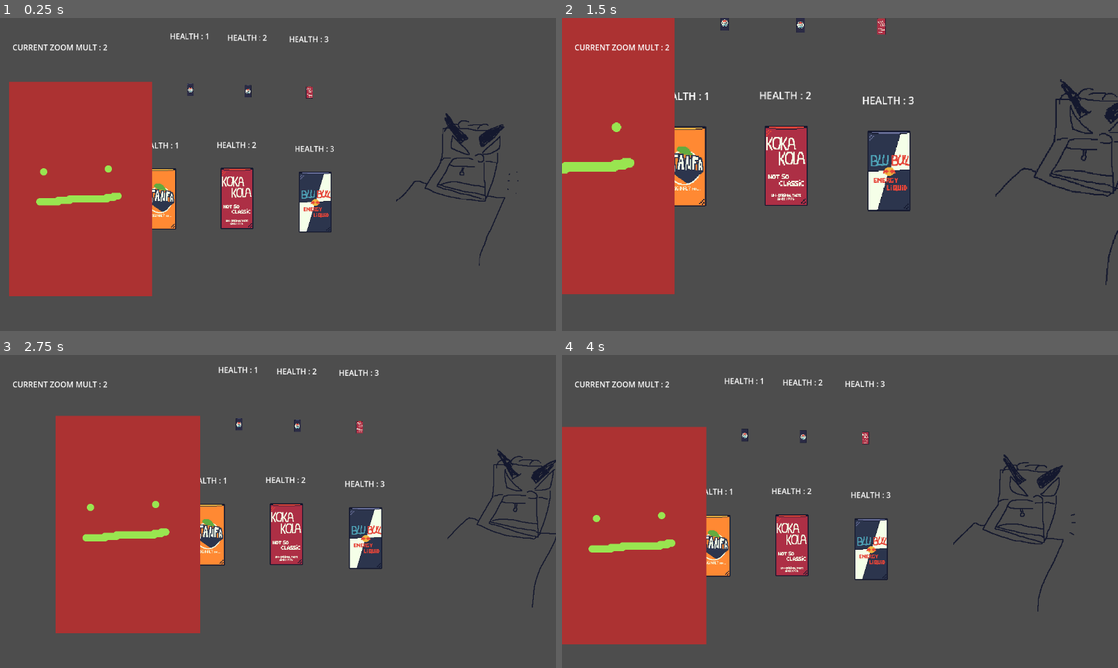
Above: before the commit, frames 1-4 (two rows, left to right).
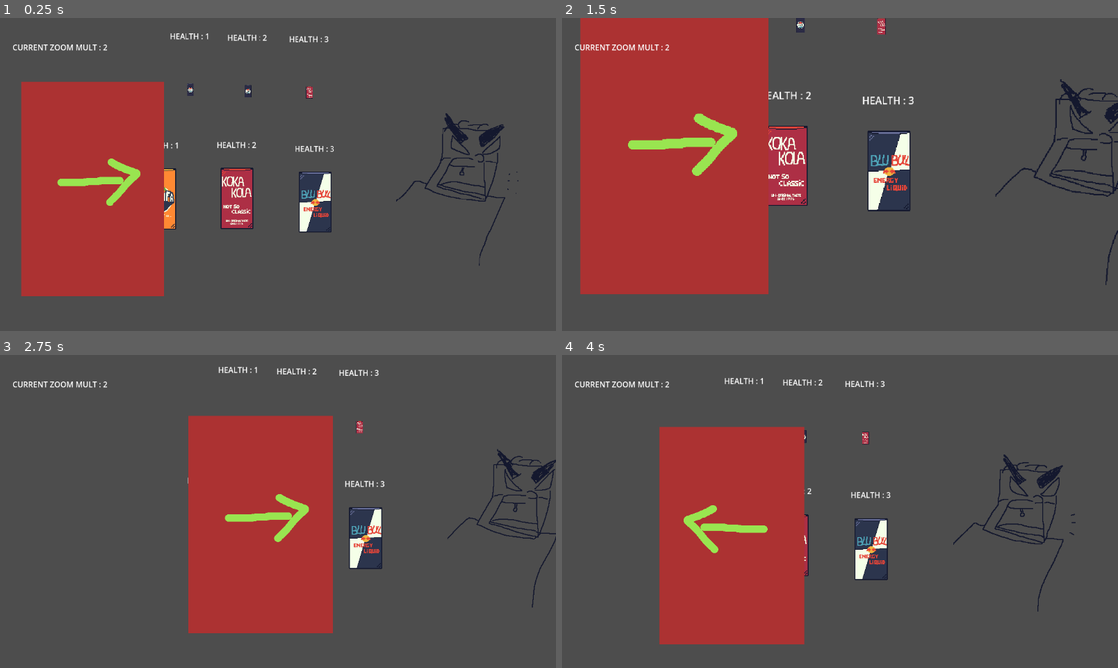
Above: after the commit, the same moments.

Repository: HelpMeFindAUsername/RIFTB
Game: Godot game, scene res://Scenes/2D/Main/main.tscn
The game is run twice, just before and just after one commit, with the same random seed, the same clock (stepped at 60 frames per second) and the same inputs. The engine's default icon, where the game draws it, is replaced by a stand-in: a white triangle on a blue panel in a dark square.
Inputs (mouse positions are in pixels of both pictures, inside the frame that each line leads up to):
- Up to frame 1 (0.25 s): no input
- Up to frame 2 (1.5 s): move the mouse to (840, 46) at 0.52 s; click (840, 46) at 0.6 s; move the mouse to (840, 302) at 1.27 s; right-click (840, 302) at 1.35 s; click (840, 302) at 1.42 s
- Up to frame 3 (2.75 s): move the mouse to (16, 511) at 2.02 s; click (16, 511) at 2.1 s
- Up to frame 4 (4 s): move the mouse to (1101, 505) at 2.77 s; right-click (1101, 505) at 2.85 s; click (1101, 505) at 2.92 s; move the mouse to (840, 458) at 3.52 s; click (840, 458) at 3.6 s

The runs differ from the first frame. In frame 1, 4.0% of the frame differs, in the area x 1-30%, y 20-89%; in frame 2, 18%; in frame 3, 33%, in the area x 10-60%, y 19-89%; in frame 4, 24%.

Commit message:
AI Fucker Started

Diff:
--- a/Scenes/2D/Sub/Fucker/fucker_ai_wip.tscn
+++ b/Scenes/2D/Sub/Fucker/fucker_ai_wip.tscn
@@ -1,6 +1,7 @@
-[gd_scene load_steps=7 format=3 uid="uid://b28eixq62pntf"]
+[gd_scene load_steps=8 format=3 uid="uid://b28eixq62pntf"]
 
 [ext_resource type="Texture2D" uid="uid://do38gql1j7myu" path="res://Assets/Fucker/Fucker_PlaceHolder-Sheet.png" id="1_afeb4"]
+[ext_resource type="Script" uid="uid://viqq7oxgvdg4" path="res://Scripts/Fucker/FAI.gd" id="1_psboi"]
 
 [sub_resource type="AtlasTexture" id="AtlasTexture_psboi"]
 atlas = ExtResource("1_afeb4")
@@ -54,7 +55,19 @@
 }]
 
 [node name="Fucker_AI_WIP" type="Node2D"]
+script = ExtResource("1_psboi")
 
 [node name="AnimatedSprite2D" type="AnimatedSprite2D" parent="."]
 sprite_frames = SubResource("SpriteFrames_7kmfo")
 animation = &"looking"
+
+[node name="Wait_Time" type="Timer" parent="."]
+wait_time = 3.0
+one_shot = true
+
+[node name="Delay" type="Timer" parent="."]
+wait_time = 3.0
+one_shot = true
+autostart = true
+
+[connection signal="timeout" from="Delay" to="." method="_on_delay_timeout"]
--- a/Scripts/Fucker/FAI.gd
+++ b/Scripts/Fucker/FAI.gd
@@ -1 +1,49 @@
 extends Node2D
+
+@onready var animated_sprite_2d: AnimatedSprite2D = $AnimatedSprite2D
+@onready var timer: Timer = $Wait_Time
+@onready var delay: Timer = $Delay
+
+var can_change_status : bool = false
+
+var is_looking : bool = 0
+var moving : int = 1
+@export var mov_speed : int = 100
+
+func _process(delta: float):
+	if moving == -1:
+		animated_sprite_2d.animation = "walking_left"
+		animated_sprite_2d.flip_h = false
+	elif moving == 1:
+		animated_sprite_2d.animation = "walking_left"
+		animated_sprite_2d.flip_h = true
+	elif moving == 0:
+		animated_sprite_2d.animation = "looking"
+
+#Random Movement
+	var randoMov : int = randi_range(0,7)
+	var rangeLX : Array = [1,2,3]
+	var rangeDX : Array = [4,5,6]
+
+	if (randoMov == 0 or randoMov == 7) and can_change_status:
+		moving = 0
+		is_looking = true
+		can_change_status = false
+		delay.start(randf_range(3.0, 6.0))
+	elif randoMov in rangeLX and can_change_status:
+		moving = -1
+		is_looking = false
+		can_change_status = false
+		delay.start(randf_range(3.0, 6.0))
+	elif randoMov in rangeDX and can_change_status:
+		moving = 1
+		is_looking = false
+		can_change_status = false
+		delay.start(randf_range(3.0, 6.0))
+
+	self.position.x += mov_speed * moving * delta
+
+
+
+func _on_delay_timeout() -> void:
+	can_change_status = true
